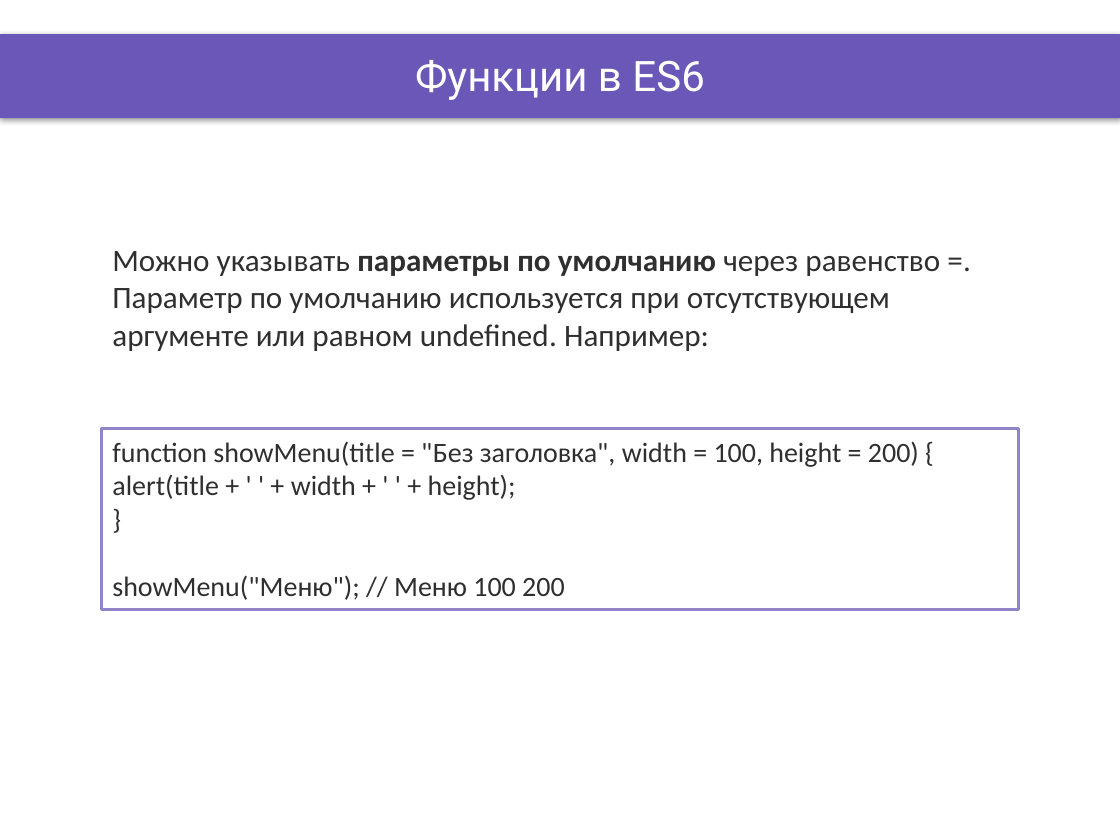
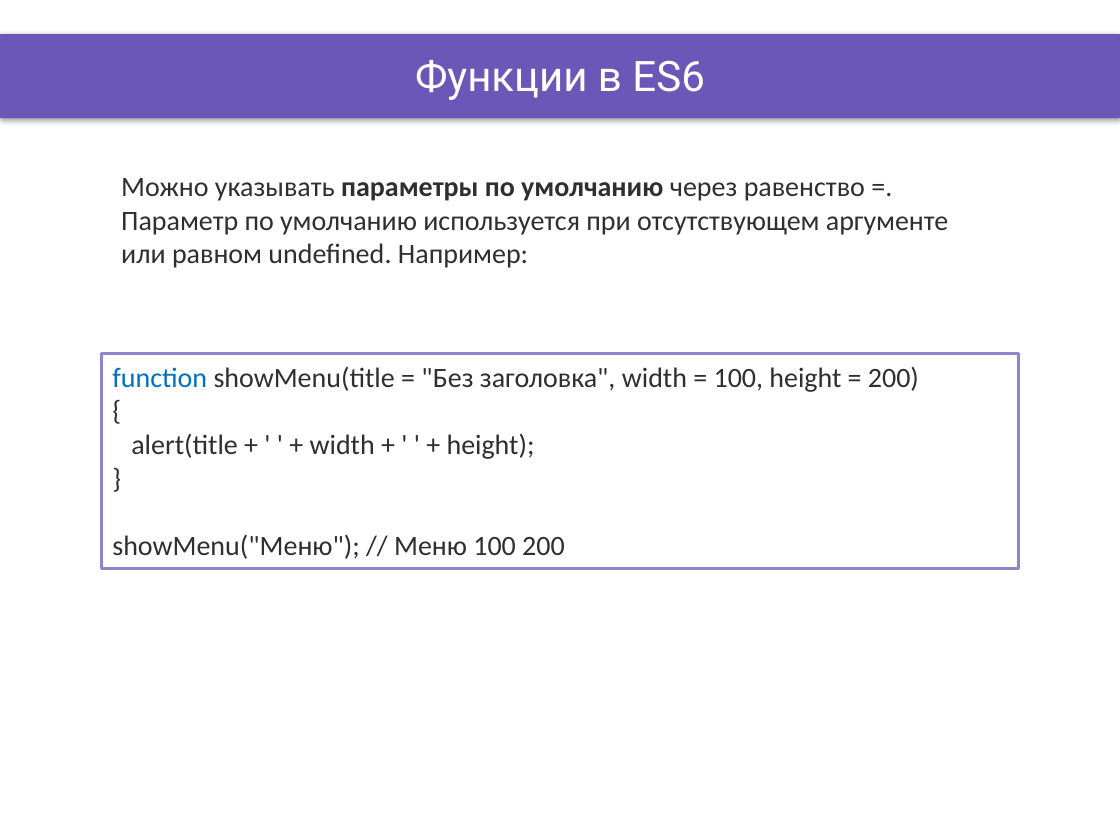
Before and after one commit to DinamickaDevelopment/ignite, a slide deck: slide 4 of ReactJS/lesson_22/Presentation/ES6_7.pptx. Drawn at 1120x840 pixels with LibreOffice and Linux fonts; fonts in the diff are those of the drawing; background and template pictures are left out. Boxes give left, top, right and bottom in pixels: in the first picture for what was removed or moved away, otherwise in the second. Text is boxed around its words. In the diff, an @@ line names an element or a change of style, - is before the commit and + after.

```diff
--- a/ReactJS/lesson_22/Presentation/ES6_7.pptx
+++ b/ReactJS/lesson_22/Presentation/ES6_7.pptx
@@ text "Можно указывать параметры по умолчанию ...": place and size @@
-text "Можно указывать параметры по умолчанию ..." at bbox=[112, 251, 940, 351]
+text "Можно указывать параметры по умолчанию ..." at bbox=[121, 178, 948, 268]
@@ text "Можно указывать параметры по умолчанию ..." at bbox=[121, 178, 948, 268]: size 20 to 18 pt @@
@@ rectangle "function showMenu(title = "Без заголовка", ...": place and size @@
-rectangle "function showMenu(title = "Без заголовка", ..." at bbox=[102, 429, 1019, 610]
+rectangle "function showMenu(title = "Без заголовка", ..." at bbox=[102, 354, 1019, 569]
@@ text in rectangle at bbox=[112, 367, 919, 459]: text changed @@
-function showMenu(title = "Без заголовка", width = 100, height = 200) { alert(title + ' ' + width + ' ' + height);
+function showMenu(title = "Без заголовка", width = 100, height = 200)
+{
+alert(title + ' ' + width + ' ' + height);
```
Also in this commit, not shown: 5 other slides changed.
